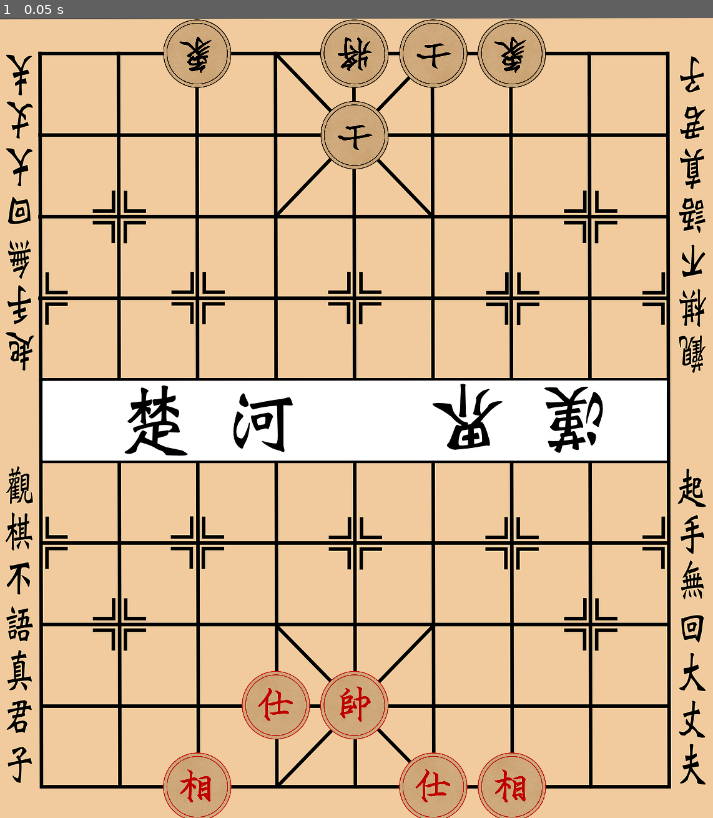
Above: before the commit, frame 1.
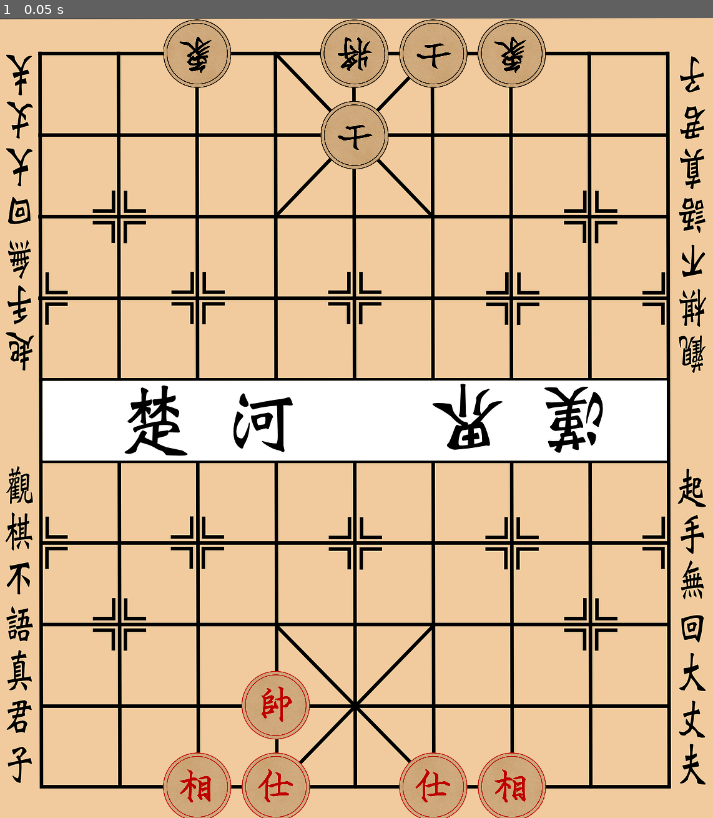
Above: after the commit, the same moment.

Repository: zzhouj/chinese-chess
Game: Godot game, scene res://scenes/checker_board.tscn
Two runs of this game, one before a commit and one after it. Both use one fixed random seed, a clock stepped at 60 frames per second and the inputs below.
Inputs:
- Up to frame 1 (0.05 s): no input

The runs differ from the first frame. In frame 1, 1.4% of the frame differs, in the area x 33-55%, y 81-100%.

Commit message:
帅和将不能直接对面

Diff:
--- a/scripts/checker_board.gd
+++ b/scripts/checker_board.gd
@@ -11,8 +11,8 @@
 const ROW_HEIGHT := (BOARD_SE.y - BOARD_NW.y) / (BOARD_ROWS - 1)
 
 const RED_INIT_SYMBOLS: Array[String] = [
-	"Ke1",
-	"Ad1",
+	"Kd1",
+	"Ad0",
 	"Af0",
 	"Ec0",
 	"Eg0",
--- a/scripts/elephant_piece.gd
+++ b/scripts/elephant_piece.gd
@@ -18,5 +18,5 @@
 func get_move_steps() -> int:
 	return 2
 
-func check_movable_coordinate(coordinate: Vector2i) -> bool:
+func check_movable_coordinate(_board: Array[Array], coordinate: Vector2i) -> bool:
 	return coordinate.distance_squared_to(self.coordinate) > 2
--- a/scripts/king_piece.gd
+++ b/scripts/king_piece.gd
@@ -8,3 +8,19 @@
 		Vector2i.LEFT,
 		Vector2i.RIGHT,
 	]
+
+func check_movable_coordinate(board: Array[Array], coordinate: Vector2i) -> bool:
+	var direction: Vector2i
+	if color == COLOR.RED:
+		direction = Vector2i.DOWN
+	else:
+		direction = Vector2i.UP
+	while coordinate.y >= 0 and coordinate.y <= 9:
+		var piece = board[coordinate.x][coordinate.y]
+		if piece != null:
+			if piece.type == Piece.TYPE.KING:
+				return false
+			else:
+				return true
+		coordinate += direction
+	return true
--- a/scripts/piece.gd
+++ b/scripts/piece.gd
@@ -34,12 +34,11 @@
 func get_move_steps() -> int:
 	return 1
 
-func check_boundary_box(coordinate: Vector2i) -> bool:
-	var box: Vector4i = get_boundary_box()
+func check_boundary_box(coordinate: Vector2i, box: Vector4i) -> bool:
 	return coordinate.x >= box.x and coordinate.x <= box.z and \
 		coordinate.y >= box.y and coordinate.y <= box.w
 
-func check_movable_coordinate(coordinate: Vector2i) -> bool:
+func check_movable_coordinate(_board: Array[Array], _coordinate: Vector2i) -> bool:
 	return true
 
 func search_movable_coordinates(board: Array[Array]) -> Array[Vector2i]:
@@ -48,11 +47,11 @@
 		var coordinate: Vector2i = self.coordinate
 		for step: int in get_move_steps():
 			coordinate += direction
-			if not check_boundary_box(coordinate):
+			if not check_boundary_box(coordinate, get_boundary_box()):
 				break
 			var piece = board[coordinate.x][coordinate.y]
 			if piece == null or color != piece.color:
-				if check_movable_coordinate(coordinate):
+				if check_movable_coordinate(board, coordinate):
 					coordinates.append(coordinate)
 			if piece != null:
 				break
